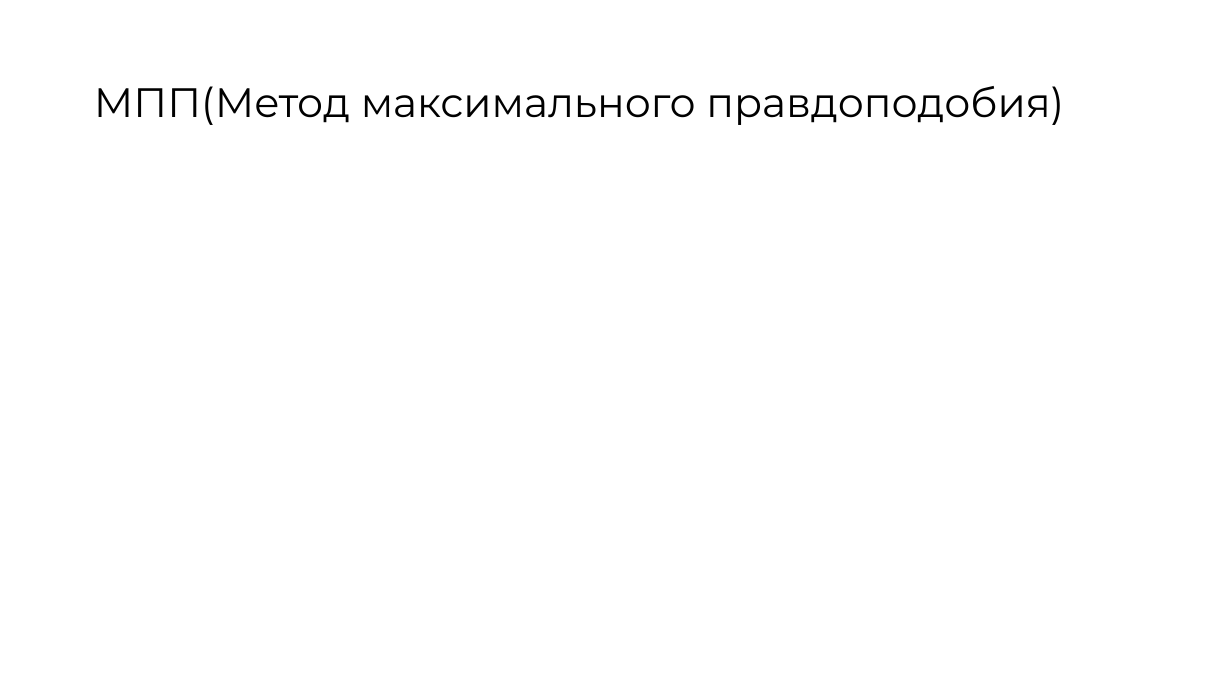
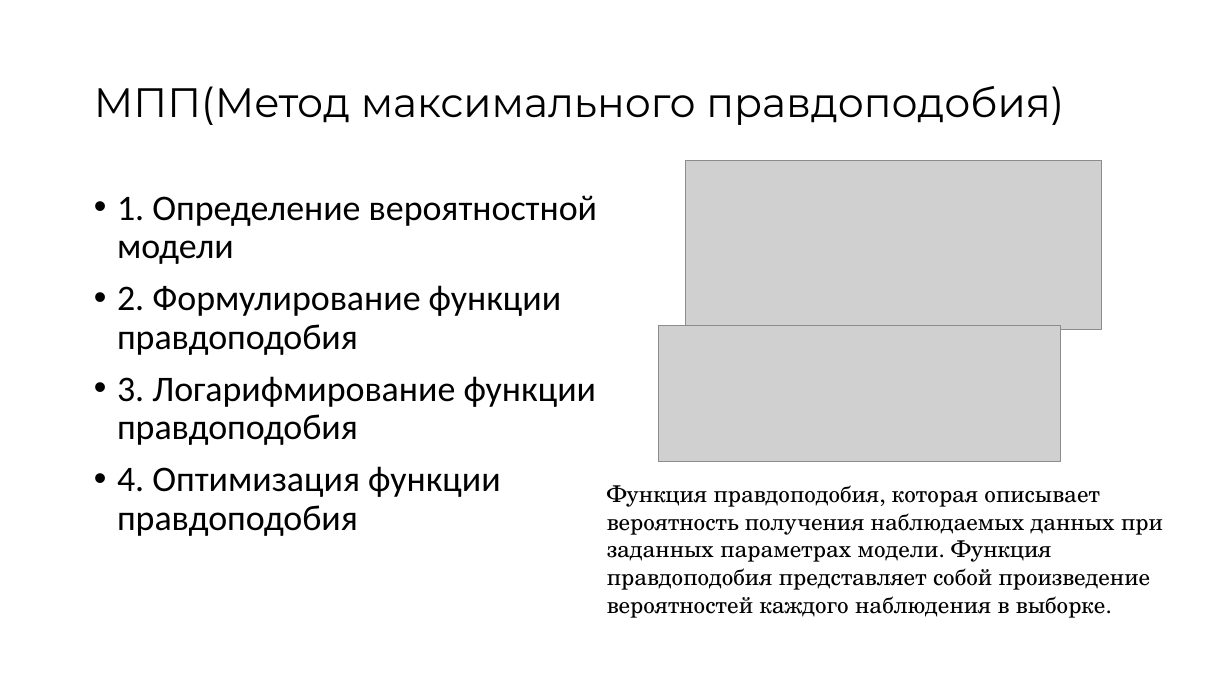
Before and after one commit to Zorinal/data-reduction, a slide deck: slide 4 of Методы редукции данных.pptx. Drawn at 1232x693 pixels with LibreOffice and Linux fonts; fonts in the diff are those of the drawing; grey boxes stand for pictures; background and template pictures are left out. Boxes give left, top, right and bottom in pixels: in the first picture for what was removed or moved away, otherwise in the second. Text is boxed around its words. In the diff, an @@ line names an element or a change of style, - is before the commit and + after.

```diff
--- a/Методы редукции данных.pptx
+++ b/Методы редукции данных.pptx
@@ picture added at box(686, 160, 1103, 330) @@
@@ text added at box(117, 195, 597, 536), 28 pt, text #000000 @@
+• 1. Определение вероятностной модели
+• 2. Формулирование функции правдоподобия
+• 3. Логарифмирование функции правдоподобия
+• 4. Оптимизация функции правдоподобия
@@ picture added at box(659, 325, 1061, 461) @@
@@ text added at box(607, 485, 1163, 618), 18 pt, text #000000 @@
+Функция правдоподобия, которая описывает вероятность получения наблюдаемых данных при заданных параметрах модели. Функция правдоподобия представляет собой произведение вероятностей каждого наблюдения в выборке.
```
Also in this commit, not shown: 1 slide added, 1 slide removed.
